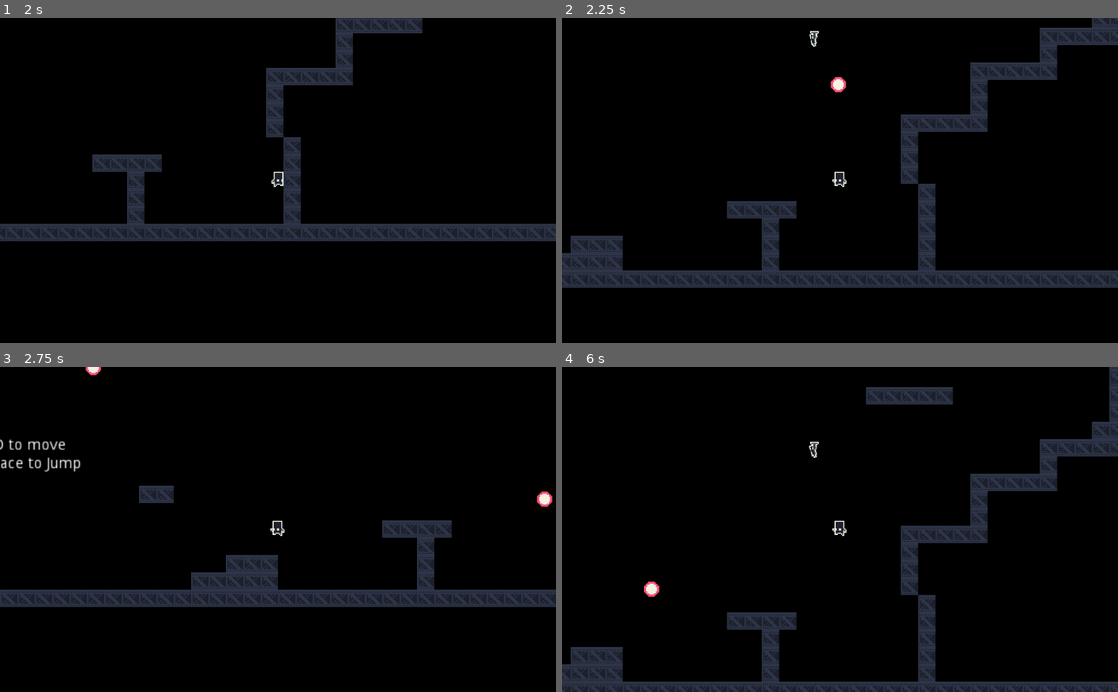
Above: before the commit, frames 1-4 (two rows, left to right).
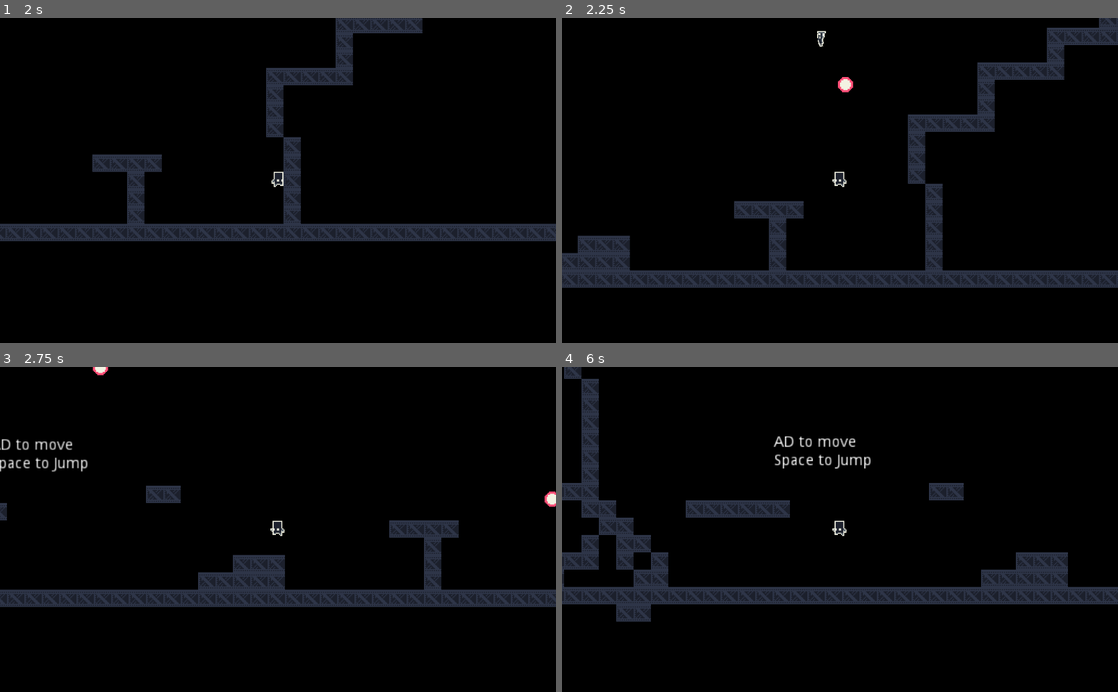
Above: after the commit, the same moments.

Repository: Miziziziz/SmallPlatformer
Game: Godot game, scene res://World.tscn
The game is run twice, just before and just after one commit, with the same random seed, the same clock (stepped at 60 frames per second) and the same inputs.
Inputs:
- Up to frame 1 (2 s): tap Enter at 0.5 s; hold Space (jump) 0.53-1.28 s; hold D (move_right) from 0.53 s (still down); tap Space (jump) at 1.35, 1.52, 1.82 s
- Up to frame 2 (2.25 s): release D (move_right) at 2.03 s; hold A (move_left) from 2.03 s (still down); hold Space (jump) from 2.03 s (still down)
- Up to frame 3 (2.75 s): keep holding A (move_left); keep holding Space (jump)
- Up to frame 4 (6 s): release A (move_left) at 2.78 s; release Space (jump) at 2.78 s; hold D (move_right) 2.78-4.28 s; tap Space (jump) at 2.85, 3.02, 3.32, 4.35, 4.52, 4.82, 5.85 s; hold Space (jump) 3.53-4.28 s; tap R (restart) at 4.15 s; hold A (move_left) 4.28-5.03 s; hold D (move_right) 5.03-5.78 s; hold Space (jump) 5.03-5.78 s; hold A (move_left) from 5.78 s (still down)

Frame 1 is identical in both runs. In frame 2, 4.8% of the frame differs, in the area x 0-100%, y 0-83%; in frame 3, 3.3%; in frame 4, 23%, in the area x 0-100%, y 0-100%.

Commit message:
fixed some warnings and errors.

Diff:
--- a/Gun.gd
+++ b/Gun.gd
@@ -2,7 +2,8 @@
 
 var player = null
 
-var rot_speed = 0.1
+# commented ones are not used throughout the game.
+# var rot_speed = 0.1
 var fire_rate = 1.0
 var fire_time = 0.0
 var rang = 500
--- a/Player.gd
+++ b/Player.gd
@@ -18,69 +18,80 @@
 
 var dead = false
 
+var reload
+
 func _ready():
 	Input.set_mouse_mode(Input.MOUSE_MODE_HIDDEN)
 	get_tree().call_group("need_player_ref", "set_player", self)
 
+func _input(event):
+	if event.is_action_pressed("restart"):
+		reload = get_tree().reload_current_scene()
+		#print(reload)
+	pass
+
 func _process(delta):
-	if Input.is_action_pressed("exit"):
-		get_tree().quit()
+	if delta:
+		if Input.is_action_pressed("exit"):
+			get_tree().quit()
 
-	if dead and Input.is_action_pressed("restart"):
-		get_tree().reload_current_scene()
+		if dead and Input.is_action_pressed("restart"):
+			get_tree().paused = true
+			#get_tree().reload_current_scene()
 
 func _physics_process(delta):
-	var move_vec = Vector2()
-	if !dead:
-		if Input.is_action_pressed("move_left"):
-			move_vec.x -= 1
-		if Input.is_action_pressed("move_right"):
-			move_vec.x += 1
+	if delta:
+		var move_vec = Vector2()
+		if !dead:
+			if Input.is_action_pressed("move_left"):
+				move_vec.x -= 1
+			if Input.is_action_pressed("move_right"):
+				move_vec.x += 1
 
-	velo += move_vec * move_speed - drag * Vector2(velo.x, 0)
+		velo += move_vec * move_speed - drag * Vector2(velo.x, 0)
 
-	var cur_grounded = is_on_floor()
-	if !cur_grounded and last_grounded:
-		time_left_ground = get_cur_time()
+		var cur_grounded = is_on_floor()
+		if !cur_grounded and last_grounded:
+			time_left_ground = get_cur_time()
 
-	var will_jump = false
-	var pressed_jump = Input.is_action_just_pressed("jump")
+		#var will_jump = false
+		var pressed_jump = Input.is_action_just_pressed("jump")
 
-	if pressed_jump:
-		time_pressed_jump = get_cur_time()
+		if pressed_jump:
+			time_pressed_jump = get_cur_time()
 
-	if (pressed_jump and cur_grounded):
-		jump()
-	elif (!last_grounded and cur_grounded and get_cur_time() - time_pressed_jump < jump_buffer):
-		jump()
-	elif pressed_jump and get_cur_time() - time_left_ground < jump_buffer:
-		jump()
+		if (pressed_jump and cur_grounded):
+			jump()
+		elif (!last_grounded and cur_grounded and get_cur_time() - time_pressed_jump < jump_buffer):
+			jump()
+		elif pressed_jump and get_cur_time() - time_left_ground < jump_buffer:
+			jump()
 
-	if Input.is_action_pressed("jump"):
-		velo.y += less_gravity
-	else:
-		velo.y += gravity
+		if Input.is_action_pressed("jump"):
+			velo.y += less_gravity
+		else:
+			velo.y += gravity
 
-	if cur_grounded and velo.y > 10:
-		velo.y = 10
+		if cur_grounded and velo.y > 10:
+			velo.y = 10
 
-	move_and_slide(velo, Vector2.UP)
+		velo = move_and_slide(velo, Vector2.UP)
 
-	if move_vec.x > 0.0 and !facing_right:
-		flip()
-	elif move_vec.x < 0.0 and facing_right:
-		flip()
+		if move_vec.x > 0.0 and !facing_right:
+			flip()
+		elif move_vec.x < 0.0 and facing_right:
+			flip()
 
-	if cur_grounded:
-		if move_vec == Vector2():
-			play_anim("idle")
+		if cur_grounded:
+			if move_vec == Vector2():
+				play_anim("idle")
+			else:
+				play_anim("walk")
 		else:
-			play_anim("walk")
-	else:
-		play_anim("jump")
+			play_anim("jump")
 
 
-	last_grounded = cur_grounded
+		last_grounded = cur_grounded
 
 func jump():
 	if dead:
--- a/project.godot
+++ b/project.godot
@@ -22,6 +22,7 @@
 [display]
 
 window/size/fullscreen=true
+window/stretch/aspect="keep"
 
 [input]
 
